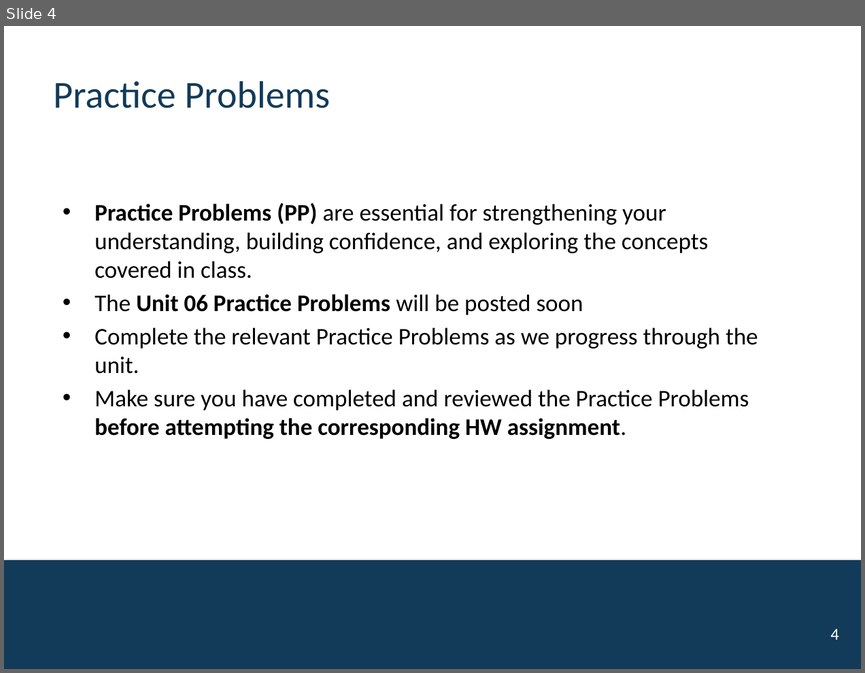
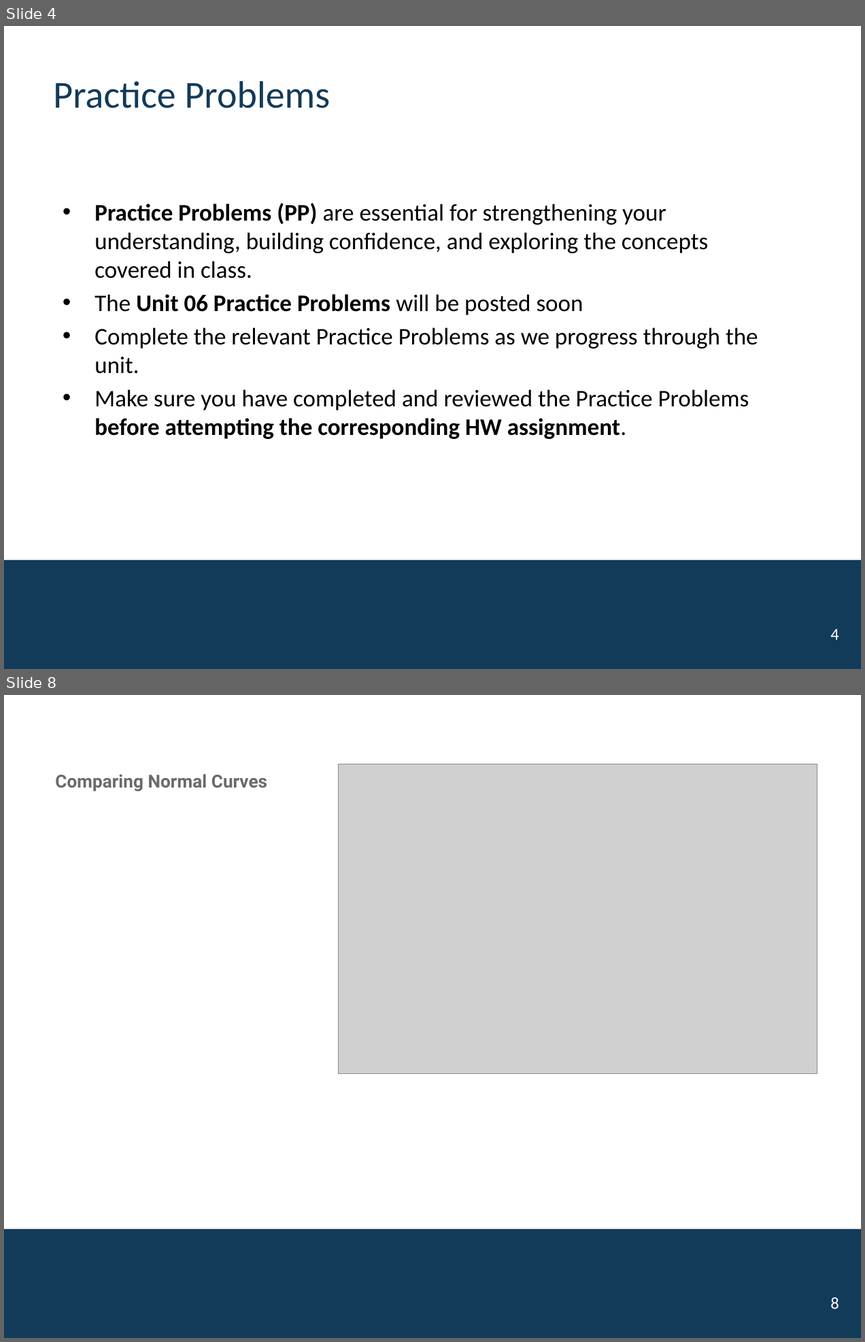
Before and after one commit to mutasim221B/CWRU-STAT-312-Fall-26, a slide deck: docs/activities/Unit-06-Normal-CTL.pptx. Shown one above the other, each under a label of ours: slide 4 before the commit, slides 4 and 8 after it; the slides between them are not shown. The pictures are 865x673 and 865x1342 pixels, drawn with LibreOffice and Linux fonts; fonts in the diff are those of the drawing; grey boxes stand for pictures; background and template pictures are left out. Boxes give left, top, right and bottom in pixels: in the first picture for what was removed or moved away, otherwise in the second. Text is boxed around its words. In the diff, an @@ line names an element or a change of style, - is before the commit and + after.

```diff
--- a/docs/activities/Unit-06-Normal-CTL.pptx
+++ b/docs/activities/Unit-06-Normal-CTL.pptx
@@ slide 8 added at (4,695,861,1338), background #FFFFFF; not listed: 1 template element that a slide beside it also shows @@
@@ title added at (55,774,267,792), 15 pt, text #6A6A6A, bold @@
+Comparing Normal Curves
@@ picture added at (338,764,816,1074) @@
@@ page number added at (830,1297,838,1308), 14 pt, text #FFFFFF @@
+8
```
Also in this commit, not shown: 10 other slides added, 13 other files.
